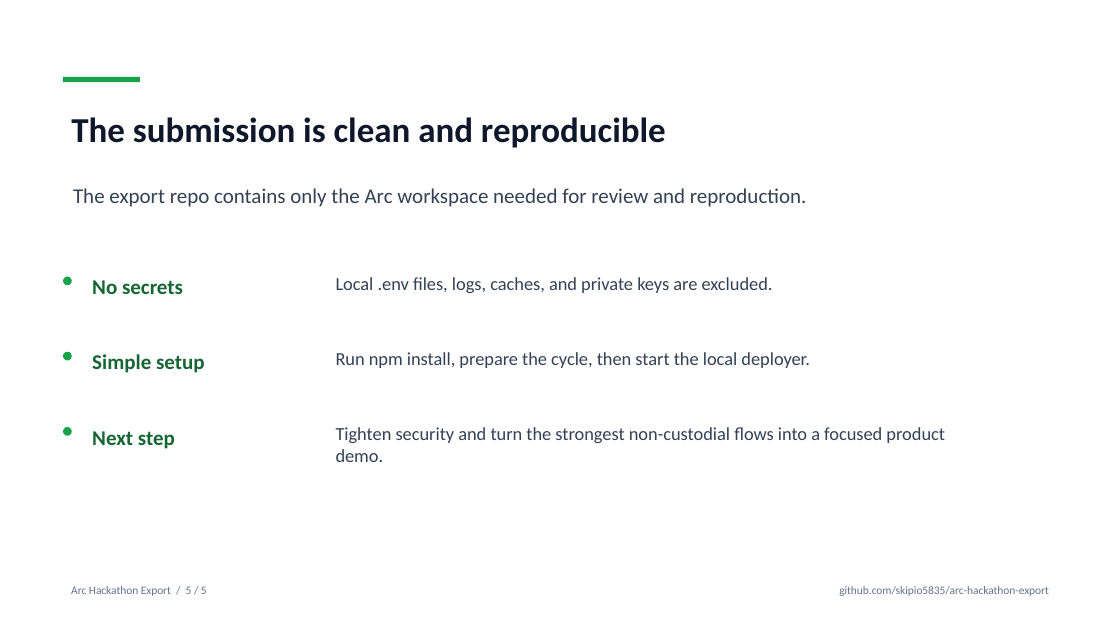
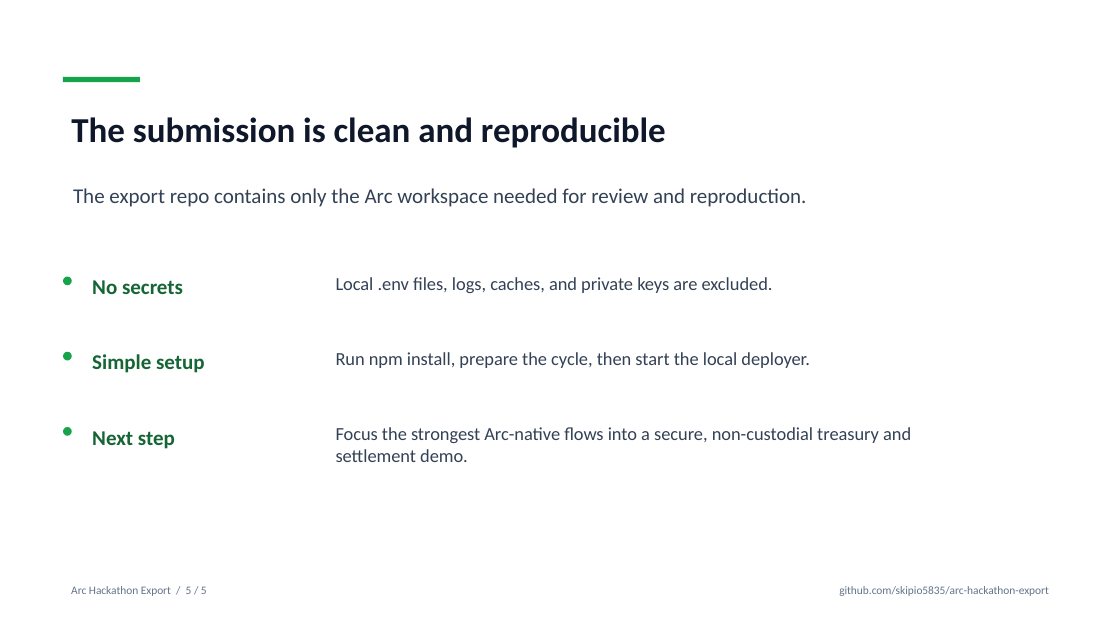
Before and after one commit to skipio5835/arc-hackathon-export, a slide deck: slide 5 of docs/arc-hackathon-presentation.pptx. Drawn at 1120x630 pixels with LibreOffice and Linux fonts; fonts in the diff are those of the drawing. Boxes give left, top, right and bottom in pixels: in the first picture for what was removed or moved away, otherwise in the second. Text is boxed around its words. In the diff, an @@ line names an element or a change of style, - is before the commit and + after.

```diff
--- a/docs/arc-hackathon-presentation.pptx
+++ b/docs/arc-hackathon-presentation.pptx
@@ text at (x1=336, y1=427, x2=911, y2=462): text changed @@
-Tighten security and turn the strongest non-custodial flows into a focused product demo.
+Focus the strongest Arc-native flows into a secure, non-custodial treasury and settlement demo.
```
Also in this commit, not shown: 3 other slides changed.
